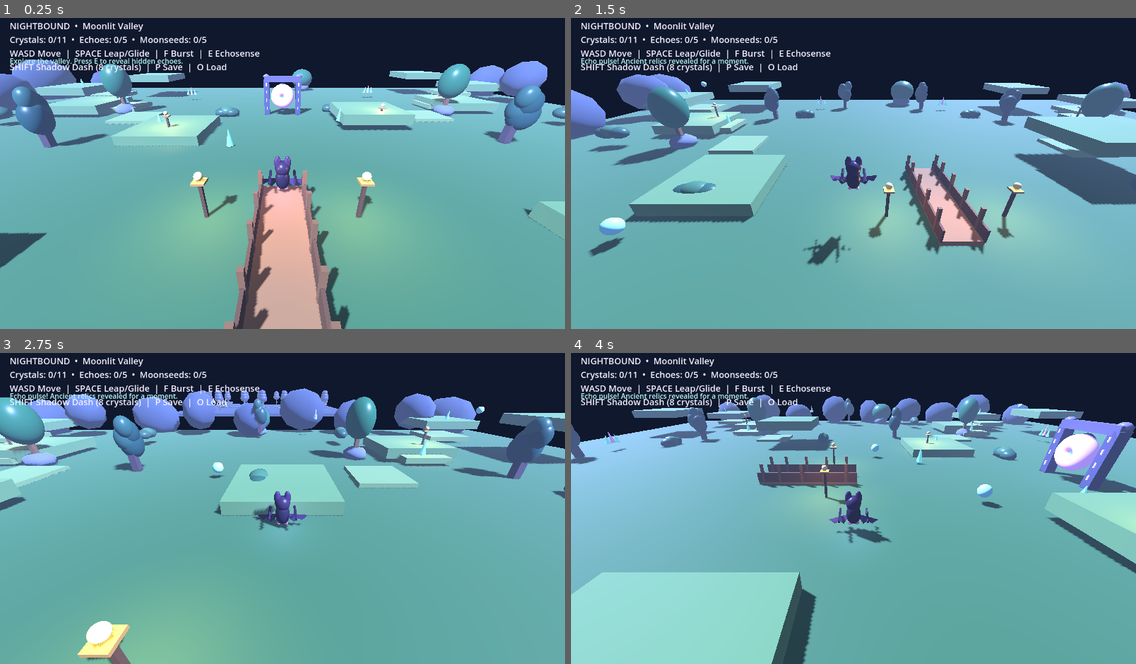
Above: before the commit, frames 1-4 (two rows, left to right).
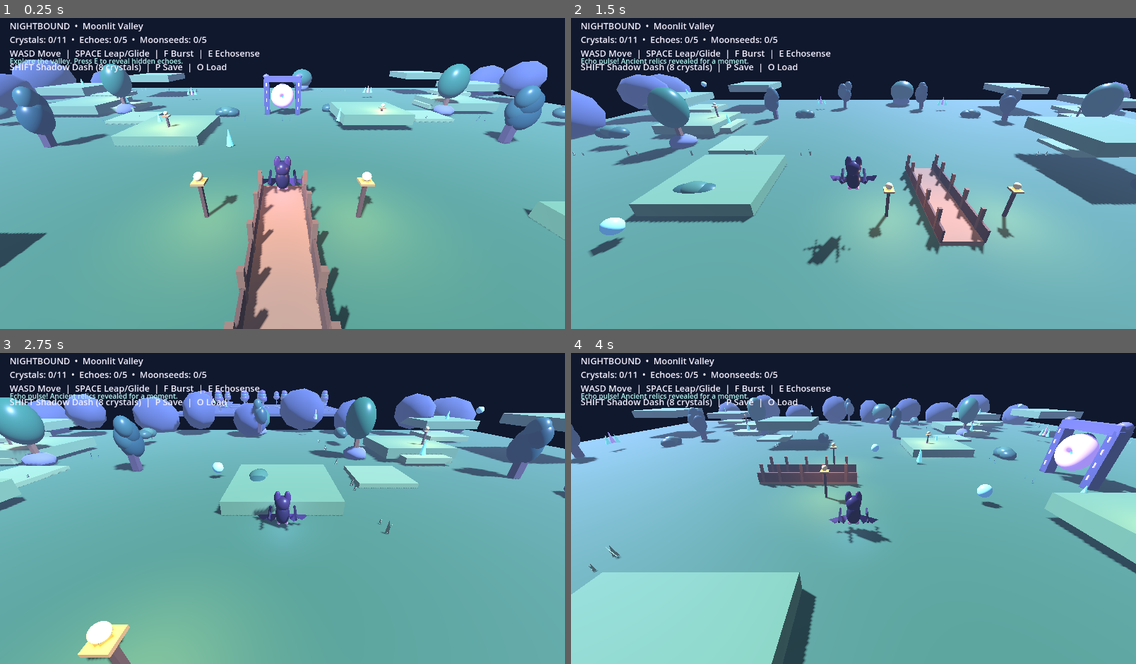
Above: after the commit, the same moments.

Repository: Dynamon91/nightbound
Game: Godot game, scene res://scenes/main.tscn
Two runs of this game, one before a commit and one after it. Both use one fixed random seed, a clock stepped at 60 frames per second and the inputs below.
Inputs:
- Up to frame 1 (0.25 s): no input
- Up to frame 2 (1.5 s): tap E (echosense) at 0.5, 1.35 s; hold D (move_right) 0.53-1.28 s; hold F (burst) 0.53-1.28 s; tap Space (jump) at 0.77, 1.07 s; hold S (move_back) from 1.28 s (still down)
- Up to frame 3 (2.75 s): tap Space (jump) at 1.52, 1.82 s; release S (move_back) at 2.03 s; hold D (move_right) from 2.03 s (still down); hold Shift (shadow_dash) from 2.03 s (still down)
- Up to frame 4 (4 s): release D (move_right) at 2.78 s; release Shift (shadow_dash) at 2.78 s; hold W (move_forward) 2.78-3.53 s; tap F (burst) at 2.85 s; tap Space (jump) at 3.02, 3.32, 3.77 s; hold A (move_left) from 3.53 s (still down); tap E (echosense) at 3.6 s

The runs differ from the first frame. In frame 1, less than 0.1% of the frame differs, in the area x 18-86%, y 22-34%; in frame 2, less than 0.1%; in frame 3, less than 0.1%; in frame 4, less than 0.1%, in the area x 3-100%, y 22-71%.

Commit message:
art: add stylized grass silhouettes to both realms

Diff:
--- a/scripts/main.gd
+++ b/scripts/main.gd
@@ -105,6 +105,41 @@
 	item.rotation = Vector3(float(seed_value % 5) * 0.09, float(seed_value % 7) * 0.31, float(seed_value % 3) * 0.07)
 	parent.add_child(item)
 	return item
+
+func add_grass_tuft(parent: Node3D, pos: Vector3, scale_value: float, color: Color, seed_value: int) -> MeshInstance3D:
+	# Three crossed, tapered blades give the ground a readable silhouette without
+	# relying on more sphere-shaped placeholder bushes.
+	var vertices := PackedVector3Array()
+	var indices := PackedInt32Array()
+	var blade_angles := [0.0, 1.047, 2.094]
+	for angle_index in range(blade_angles.size()):
+		var angle: float = blade_angles[angle_index] + float(seed_value % 5) * 0.11
+		var forward := Vector3(cos(angle), 0.0, sin(angle))
+		var side_axis := Vector3(-forward.z, 0.0, forward.x)
+		var base := vertices.size()
+		var half_width := scale_value * (0.12 if angle_index == 1 else 0.16)
+		var height := scale_value * (0.72 + float((seed_value + angle_index) % 4) * 0.12)
+		var tip := forward * scale_value * 0.18 + Vector3(0, height, 0)
+		vertices.append(-side_axis * half_width)
+		vertices.append(side_axis * half_width)
+		vertices.append(tip)
+		indices.append_array(PackedInt32Array([base, base + 1, base + 2]))
+	var arrays: Array = []
+	arrays.resize(Mesh.ARRAY_MAX)
+	arrays[Mesh.ARRAY_VERTEX] = vertices
+	arrays[Mesh.ARRAY_INDEX] = indices
+	var tuft_mesh := ArrayMesh.new()
+	tuft_mesh.add_surface_from_arrays(Mesh.PRIMITIVE_TRIANGLES, arrays)
+	var tuft := MeshInstance3D.new()
+	tuft.name = "MoonlitGrassTuft"
+	tuft.mesh = tuft_mesh
+	tuft.position = pos
+	var tuft_mat := material(color, 0.92)
+	tuft_mat.cull_mode = BaseMaterial3D.CULL_DISABLED
+	tuft_mat.shading_mode = BaseMaterial3D.SHADING_MODE_PER_PIXEL
+	tuft.material_override = tuft_mat
+	parent.add_child(tuft)
+	return tuft
 
 func add_wing_membrane(parent: Node3D, side: float) -> void:
 	var mesh_instance := MeshInstance3D.new()
@@ -220,6 +255,16 @@
 		for part in range(3):
 			var bush := add_sphere(self, p + Vector3((float(part) - 1.0) * 0.7, 0.35 + float(part % 2) * 0.2, 0), 0.85, Color("#315b46") if part != 1 else Color("#467452"))
 			bush.scale = Vector3(1.25, 0.8, 1.0)
+	# Small stylized grass clumps soften the hard edges between paths and valley floor.
+	for i in range(72):
+		var gx := float(((i * 17) % 83) - 41)
+		var gz := float(((i * 29) % 87) - 43)
+		if absf(gx) < 5.0 and gz > -2.0 and gz < 13.0:
+			continue # Keep the spawn and bridge approach clear for gameplay readability.
+		if absf(gx) < 9.0 and gz > 10.0 and gz < 20.0:
+			continue # Preserve the moonlit pool silhouette.
+		var grass_color := Color("#6d9b62") if i % 3 == 0 else (Color("#47785a") if i % 3 == 1 else Color("#8a9e69"))
+		add_grass_tuft(self, Vector3(gx, 0.03, gz), 0.42 + float(i % 4) * 0.12, grass_color, i)
 	for p in [Vector3(-4, 0, 5), Vector3(4, 0, 5), Vector3(-12, 0, -8), Vector3(-27, 1.0, -22), Vector3(12, 0, -12), Vector3(27, 1.0, -24), Vector3(-27, 1.0, 25), Vector3(27, 1.0, 26)]:
 		add_lantern(p)
 	for p in [Vector3(-22, 0.0, -5), Vector3(22, 0.0, -6), Vector3(-40, 1.0, 4), Vector3(40, 1.0, 5), Vector3(-20, 0.0, 30), Vector3(20, 0.0, 31), Vector3(-8, 0.0, 39), Vector3(8, 0.0, 40)]:
@@ -287,6 +332,15 @@
 	add_solid_box(Vector3(130, -0.5, 0), Vector3(76, 1, 76), Color("#252d50"))
 	for p in [Vector3(118, 0.2, -8), Vector3(126, 0.7, -14), Vector3(137, 1.3, -20), Vector3(146, 2.0, -26), Vector3(138, 0.6, 10), Vector3(149, 1.4, 18), Vector3(158, 2.0, 25)]:
 		add_solid_box(p, Vector3(7, 0.8, 7), Color("#3c466f"))
+	# Cool-toned grass tufts break up the large flat Veilwood floor while
+	# leaving the moonstone trail and Moonseed routes easy to read.
+	for i in range(48):
+		var gx := 130.0 + float(((i * 13) % 67) - 33)
+		var gz := float(((i * 23) % 67) - 33)
+		if absf(gx - 130.0) < 4.0 and gz > -28.0 and gz < 29.0:
+			continue
+		var grass_color := Color("#426d75") if i % 3 == 0 else (Color("#4b6d85") if i % 3 == 1 else Color("#536b70"))
+		add_grass_tuft(self, Vector3(gx, 0.02, gz), 0.55 + float(i % 3) * 0.13, grass_color, 100 + i)
 	for i in range(13):
 		var side := -1.0 if i % 2 == 0 else 1.0
 		var p := Vector3(130.0 + side * (12.0 + float(i % 4) * 5.0), 0.0, -30.0 + float(i) * 5.0)
